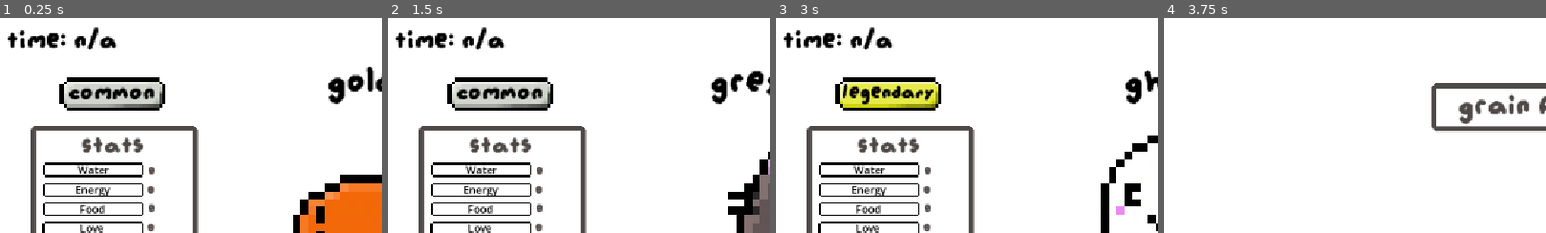
Above: before the commit, frames 1-4 (left to right).
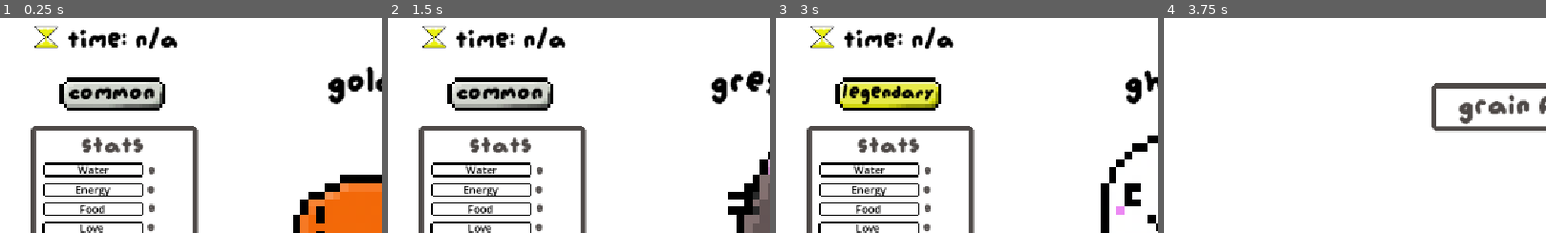
Above: after the commit, the same moments.

Repository: smallzdev/Tomagotchi-game
Game: Godot game, scene res://scenes/menus/main_game_scene.tscn
Same seed, same stepped clock (60 frames per second), same inputs: the game is played once before the commit and once after it. This scene is started directly instead of the project's main scene.
Inputs (mouse positions are % of the whole screen's width and height, from its top left):
- Up to frame 1 (0.25 s): no input
- Up to frame 2 (1.5 s): click (91, 14) at 0.5 s; click "Back" at 1.25 s
- Up to frame 3 (3 s): click (91, 35) at 2 s; click "Back" at 2.75 s
- Up to frame 4 (3.75 s): click "farm" at 3.5 s
The pictures show only the part of the screen within x 1-51%, y 3-53%; the shares and areas given below are measured in that part.

The runs differ from the first frame. In frame 1, 2.2% of the frame differs, in the area x 2-47%, y 3-15%; in frame 2, 2.2%; in frame 3, 2.2%; in frame 4, nothing differs.

Commit message:
Merged
merged again.

Diff:
--- a/scenes/menus/main_game_scene.tscn
+++ b/scenes/menus/main_game_scene.tscn
@@ -26,6 +26,7 @@
 [ext_resource type="Texture2D" uid="uid://ctjk7wurvnlqb" path="res://Resources/InUse/TamagotchiCustomAssets/colouredtitles.png" id="22_51xs6"]
 [ext_resource type="Script" uid="uid://vkw0s1vjtplq" path="res://scenes/menus/rarity.gd" id="23_ahvjs"]
 [ext_resource type="PackedScene" uid="uid://7s5fj1hnj2b1" path="res://scenes/grain_ui.tscn" id="25_xgfuv"]
+[ext_resource type="Texture2D" uid="uid://oqwl2qoj1ien" path="res://Resources/InUse/TamagotchiCustomAssets/timericon.png" id="27_p82fg"]
 
 [sub_resource type="CanvasTexture" id="CanvasTexture_sy1ir"]
 specular_color = Color(0.95686275, 0.95686275, 0.95686275, 1)
@@ -873,6 +874,8 @@
 
 [node name="Node2D" type="Node2D" unique_id=111207536]
 
+[node name="HardcoreScoreTimer" type="Timer" parent="." unique_id=19282952]
+
 [node name="backgroundGradient" type="TextureRect" parent="." unique_id=732252075]
 offset_right = 1157.0
 offset_bottom = 652.0
@@ -1202,14 +1205,14 @@
 wait_time = 2.0
 autostart = true
 
-[node name="HardcoreScoreTimer" type="Timer" parent="." unique_id=1576465864]
+[node name="HardcoreStatTimer" type="Timer" parent="." unique_id=1576465864]
 autostart = true
 
 [node name="HarcoreScoreLabel" type="Label" parent="." unique_id=1696041550]
-offset_left = 27.0
-offset_top = 35.0
-offset_right = 108.0
-offset_bottom = 78.0
+offset_left = 119.0
+offset_top = 34.0
+offset_right = 287.0
+offset_bottom = 77.0
 theme_override_colors/font_color = Color(0, 0, 0, 1)
 theme_override_fonts/font = ExtResource("4_ymjn7")
 theme_override_font_sizes/font_size = 44
@@ -1221,6 +1224,14 @@
 offset_right = 75.0
 offset_bottom = 489.0
 
+[node name="TextureRect" type="TextureRect" parent="." unique_id=1257897123]
+offset_left = 65.0
+offset_top = 30.0
+offset_right = 105.0
+offset_bottom = 70.0
+offset_transform_scale = Vector2(1.5, 1.5)
+texture = ExtResource("27_p82fg")
+
 [connection signal="input_event" from="Area2D" to="Area2D" method="petting_love"]
 [connection signal="timeout" from="Timer" to="petsButton" method="_on_5s_timer_timeout"]
 [connection signal="timeout" from="HardcoreTimer" to="petsButton" method="_on_hardcore_timer_timeout"]
--- a/scripts/global.gd
+++ b/scripts/global.gd
@@ -24,8 +24,11 @@
 var pet8owned = false # Pet 8 - "Baby Chicken"
 var pet9owned = true
 
+#hardcore variables
 # hardcore mode toggle
 var hardcore = false
+var hardcoreHighScore = 0
+var hardcoreTimer = 0
 
 var hatched = false
 
Not shown, removed: global_relief_merge.text
